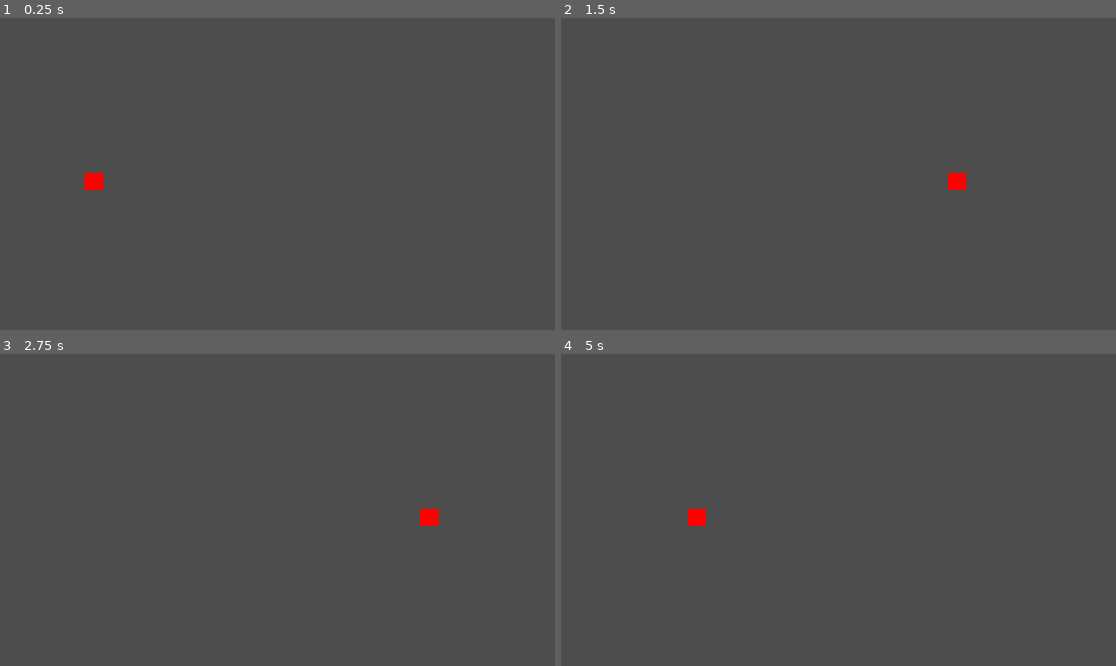
Above: before the commit, frames 1-4 (two rows, left to right).
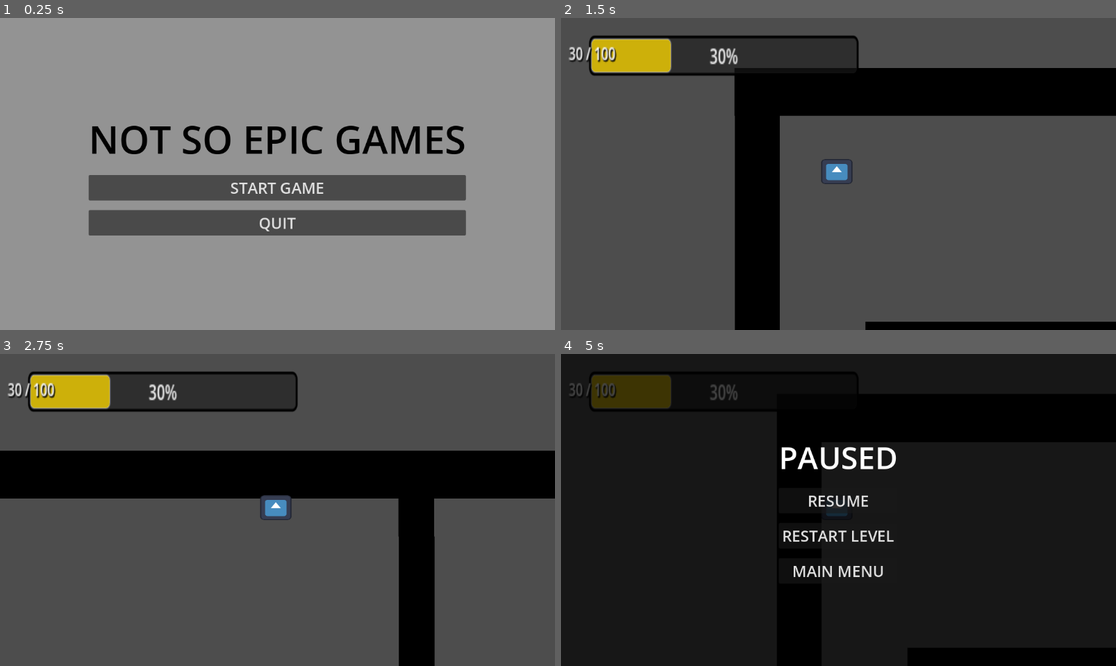
Above: after the commit, the same moments.

Repository: Shant12345/Not_So_Epic_Games
Game: Godot game, scene res://tscn/main_menu.tscn
Two runs of this game, one before a commit and one after it. Both use one fixed random seed, a clock stepped at 60 frames per second and the inputs below. Before the commit the project starts from res://tscn/security.tscn. The engine's default icon, where the game draws it, is replaced by a stand-in: a white triangle on a blue panel in a dark square.
Inputs (mouse positions are in pixels of both pictures, inside the frame that each line leads up to):
- Up to frame 1 (0.25 s): no input
- Up to frame 2 (1.5 s): click (838, 186) at 0.5 s, where only the run after the commit has a clickable "START GAME"; hold D (move_right) from 1.28 s (still down); hold E (interact) from 1.28 s (still down)
- Up to frame 3 (2.75 s): release D (move_right) at 2.03 s; release E (interact) at 2.03 s; hold W (move_down) from 2.03 s (still down); tap E (interact) at 2.1 s
- Up to frame 4 (5 s): release W (move_down) at 2.78 s; hold D (move_right) 2.78-3.53 s; hold E (interact) 2.78-3.53 s; hold Down (move_up) 3.53-4.28 s; tap E (interact) at 3.6 s; hold A (move_left) from 4.28 s (still down); hold E (interact) from 4.28 s (still down); tap Escape (pause, bound only after the commit) at 4.9 s

The runs differ from the first frame. In frame 1, 89% of the frame differs, in the area x 0-100%, y 0-100%; in frame 2, 24%; in frame 3, 25%; in frame 4, 100%.

Commit message:
3/2

Diff:
--- /dev/null
+++ b/Scripts/main_menu.gd
@@ -0,0 +1,7 @@
+extends Control
+
+func _on_start_button_pressed():
+	get_tree().change_scene_to_file("res://tscn/level_1.tscn")
+
+func _on_quit_button_pressed():
+	get_tree().quit()
--- /dev/null
+++ b/Scripts/pause_menu.gd
@@ -0,0 +1,24 @@
+extends Control
+
+func _ready():
+	visible = false
+
+func _input(event):
+	if event.is_action_pressed("pause"):
+		var is_paused = not get_tree().paused
+		get_tree().paused = is_paused
+		visible = is_paused
+		# Prevent other input events from firing
+		get_viewport().set_input_as_handled()
+
+func _on_resume_pressed():
+	get_tree().paused = false
+	visible = false
+
+func _on_restart_pressed():
+	get_tree().paused = false
+	get_tree().reload_current_scene()
+
+func _on_quit_pressed():
+	get_tree().paused = false
+	get_tree().change_scene_to_file("res://tscn/main_menu.tscn")
--- a/Scripts/player.gd
+++ b/Scripts/player.gd
@@ -32,7 +32,7 @@
 		var tween = create_tween()
 		tween.tween_property(health_bar, "value", health, 0.3).set_trans(Tween.TRANS_SINE)
 
-		var hp_number = health_bar.get_node_or_null("HPNumber")
+		var hp_number = health_bar.get_node_or_null("HPLabel")
 		if hp_number:
 			hp_number.text = str(health) + " / 100"
 
--- a/Scripts/surveillance_enemy.gd
+++ b/Scripts/surveillance_enemy.gd
@@ -10,6 +10,8 @@
 
 var is_chasing := false
 var is_killing := false
+var damage_cooldown := 1.0
+var time_since_last_damage := 0.0
 
 func _ready() -> void:
 	navigation_agent.path_desired_distance = 20.0
@@ -28,17 +30,19 @@
 	if is_killing:
 		return
 
-	if body.name == "Player":
-		handle_kill()
+	if body.name == "Player" or body.is_in_group("Player"):
+		if time_since_last_damage >= damage_cooldown:
+			inflict_damage(body)
 
 
-func handle_kill() -> void:
-	is_killing = true
-	velocity = Vector2.ZERO
+func inflict_damage(player: Node2D) -> void:
+	time_since_last_damage = 0.0
+	if player.has_method("take_damage"):
+		player.take_damage(10)
+
 	if animation_player.has_animation("kill"):
 		animation_player.play("kill")
-		await animation_player.animation_finished
-	get_tree().reload_current_scene()
+
 
 func _physics_process(delta: float) -> void:
 	if is_killing:
@@ -65,6 +69,7 @@
 				var desired_velocity := direction * max_speed
 				velocity = velocity.move_toward(desired_velocity, acceleration * delta)
 
+	time_since_last_damage += delta
 	move_and_slide()
 
 	var sprite = get_node_or_null("Sprite2D")
--- a/project.godot
+++ b/project.godot
@@ -11,7 +11,7 @@
 [application]
 
 config/name="Greybozing V1"
-run/main_scene="uid://d0rvrp0m6pcj7"
+run/main_scene="res://tscn/main_menu.tscn"
 config/features=PackedStringArray("4.5", "Forward Plus")
 config/icon="res://icon.svg"
 
@@ -49,3 +49,8 @@
 "events": [Object(InputEventKey,"resource_local_to_scene":false,"resource_name":"","device":-1,"window_id":0,"alt_press …(192 unchanged characters)…
 ]
 }
+pause={
+"deadzone": 0.5,
+"events": [Object(InputEventKey,"resource_local_to_scene":false,"resource_name":"","device":-1,"window_id":0,"alt_pressed":false,"shift_pressed":false,"ctrl_pressed":false,"meta_pressed":false,"pressed":false,"keycode":0,"physical_keycode":4194305,"key_label":0,"unicode":0,"location":0,"echo":false,"script":null)
+]
+}
--- a/surveillance_enemy.tscn
+++ b/surveillance_enemy.tscn
@@ -66,6 +66,7 @@
 
 [node name="DetectionArea" type="Area2D" parent="."]
 collision_layer = 0
+collision_mask = 2
 
 [node name="CollisionShape2D" type="CollisionShape2D" parent="DetectionArea"]
 shape = SubResource("CircleShape2D_detect")
@@ -73,6 +74,7 @@
 
 [node name="HitBox" type="Area2D" parent="."]
 collision_layer = 4
+collision_mask = 2
 
 [node name="CollisionShape2D" type="CollisionShape2D" parent="HitBox"]
 shape = SubResource("RectangleShape2D_surv")
--- a/tscn/enemy.tscn
+++ b/tscn/enemy.tscn
@@ -25,11 +25,11 @@
 
 [node name="CollisionShape2D" type="CollisionShape2D" parent="."]
 position = Vector2(-0.50000143, -0.5000011)
-scale = Vector2(1.3585523, 1.3742161)
 shape = SubResource("RectangleShape2D_883pt")
 debug_color = Color(0, 0.6, 0.69803923, 0.8235294)
 
 [node name="HitBox" type="Area2D" parent="."]
+collision_mask = 2
 
 [node name="CollisionShape2D2" type="CollisionShape2D" parent="HitBox"]
 position = Vector2(0, -0.5)
--- a/tscn/ghost_enemy.tscn
+++ b/tscn/ghost_enemy.tscn
@@ -28,6 +28,7 @@
 
 [node name="HitBox" type="Area2D" parent="."]
 collision_layer = 4
+collision_mask = 2
 
 [node name="CollisionShape2D" type="CollisionShape2D" parent="HitBox"]
 shape = SubResource("RectangleShape2D_ghost")
--- a/tscn/level_1.tscn
+++ b/tscn/level_1.tscn
@@ -16,7 +16,7 @@
 
 [node name="Level 1" type="Node2D"]
 y_sort_enabled = true
-position = Vector2(-70, 58.999996)
+position = Vector2(-69, 58.999996)
 
 [node name="Player" parent="." instance=ExtResource("1_u4ld8")]
 unique_name_in_owner = true
@@ -38,25 +38,21 @@
 
 [node name="Security" parent="." instance=ExtResource("5_s4g3m")]
 position = Vector2(4995.8335, 596.14764)
-scale = Vector2(6.305588, 6.535605)
 point_a = Vector2(2643, 541)
 point_b = Vector2(4995, 541)
 
 [node name="Security2" parent="." instance=ExtResource("5_s4g3m")]
 position = Vector2(1704.4753, 1593.8728)
-scale = Vector2(7.0958533, 6.8661137)
 point_a = Vector2(1724, 1779)
 point_b = Vector2(1724, 3334)
 
 [node name="Security3" parent="." instance=ExtResource("5_s4g3m")]
 position = Vector2(4385.473, 2314.456)
-scale = Vector2(6.639311, 6.3465967)
 point_a = Vector2(4385, 2351)
 point_b = Vector2(6363, 2351)
 
 [node name="Security4" parent="." instance=ExtResource("5_s4g3m")]
 position = Vector2(10103.613, 4888.99)
-scale = Vector2(6.3438826, 6.8183937)
 point_a = Vector2(10156, 3521)
 point_b = Vector2(10156, 4888)
 move_time = 1.0
@@ -81,5 +77,6 @@
 position = Vector2(534.7374, 1976.8318)
 
 [node name="Door" parent="." instance=ExtResource("7_mhpqi")]
-position = Vector2(507.58273, 1241.9323)
+position = Vector2(524, 1246)
 rotation = 1.5612984
+scale = Vector2(1, 3.070405)
--- /dev/null
+++ b/tscn/main_menu.tscn
@@ -0,0 +1,53 @@
+[gd_scene load_steps=2 format=3 uid="uid://cpij0yog0ek6i"]
+
+[ext_resource type="Script" uid="uid://8ql21ye2ha5s" path="res://Scripts/main_menu.gd" id="1_menu"]
+
+[node name="MainMenu" type="Control"]
+layout_mode = 3
+anchors_preset = 15
+anchor_right = 1.0
+anchor_bottom = 1.0
+grow_horizontal = 2
+grow_vertical = 2
+script = ExtResource("1_menu")
+
+[node name="ColorRect" type="ColorRect" parent="."]
+layout_mode = 1
+anchors_preset = 15
+anchor_right = 1.0
+anchor_bottom = 1.0
+grow_horizontal = 2
+grow_vertical = 2
+color = Color(0.57700837, 0.5770084, 0.57700837, 1)
+
+[node name="CenterContainer" type="CenterContainer" parent="."]
+layout_mode = 1
+anchors_preset = 15
+anchor_right = 1.0
+anchor_bottom = 1.0
+grow_horizontal = 2
+grow_vertical = 2
+
+[node name="VBoxContainer" type="VBoxContainer" parent="CenterContainer"]
+layout_mode = 2
+theme_override_constants/separation = 20
+
+[node name="Title" type="Label" parent="CenterContainer/VBoxContainer"]
+layout_mode = 2
+theme_override_colors/font_color = Color(0.0035191667, 0.0035191681, 0.0035191672, 1)
+theme_override_font_sizes/font_size = 80
+text = "NOT SO EPIC GAMES"
+horizontal_alignment = 1
+
+[node name="StartButton" type="Button" parent="CenterContainer/VBoxContainer"]
+layout_mode = 2
+theme_override_font_sizes/font_size = 32
+text = "START GAME"
+
+[node name="QuitButton" type="Button" parent="CenterContainer/VBoxContainer"]
+layout_mode = 2
+theme_override_font_sizes/font_size = 32
+text = "QUIT"
+
+[connection signal="pressed" from="CenterContainer/VBoxContainer/StartButton" to="." method="_on_start_button_pressed"]
+[connection signal="pressed" from="CenterContainer/VBoxContainer/QuitButton" to="." method="_on_quit_button_pressed"]
--- a/tscn/maze_layout.tscn
+++ b/tscn/maze_layout.tscn
@@ -57,7 +57,7 @@
 scale = Vector2(-9.635219, 0.9867892)
 
 [node name="Wall2" parent="." instance=ExtResource("1_wall")]
-position = Vector2(3545.0002, 961)
+position = Vector2(3528.0005, 938)
 rotation = 3.1487865
 scale = Vector2(8.452292, 1)
 
@@ -68,7 +68,7 @@
 skew = 0.019284368
 
 [node name="Wall4" parent="." instance=ExtResource("1_wall")]
-position = Vector2(4307, 2354)
+position = Vector2(4284, 2354.0005)
 rotation = 1.5693672
 scale = Vector2(17.057913, 1.3783692)
 skew = 0.019284368
--- /dev/null
+++ b/tscn/pause_menu.tscn
@@ -0,0 +1,59 @@
+[gd_scene load_steps=2 format=3 uid="uid://d3h7qk3w5x2c"]
+
+[ext_resource type="Script" path="res://Scripts/pause_menu.gd" id="1_pause"]
+
+[node name="PauseMenu" type="Control"]
+process_mode = 3
+layout_mode = 3
+anchors_preset = 15
+anchor_right = 1.0
+anchor_bottom = 1.0
+grow_horizontal = 2
+grow_vertical = 2
+script = ExtResource("1_pause")
+
+[node name="ColorRect" type="ColorRect" parent="."]
+layout_mode = 1
+anchors_preset = 15
+anchor_right = 1.0
+anchor_bottom = 1.0
+grow_horizontal = 2
+grow_vertical = 2
+color = Color(0, 0, 0, 0.701961)
+
+[node name="CenterContainer" type="CenterContainer" parent="."]
+layout_mode = 1
+anchors_preset = 15
+anchor_right = 1.0
+anchor_bottom = 1.0
+grow_horizontal = 2
+grow_vertical = 2
+
+[node name="VBoxContainer" type="VBoxContainer" parent="CenterContainer"]
+layout_mode = 2
+theme_override_constants/separation = 20
+
+[node name="Title" type="Label" parent="CenterContainer/VBoxContainer"]
+layout_mode = 2
+theme_override_font_sizes/font_size = 64
+text = "PAUSED"
+horizontal_alignment = 1
+
+[node name="ResumeButton" type="Button" parent="CenterContainer/VBoxContainer"]
+layout_mode = 2
+theme_override_font_sizes/font_size = 32
+text = "RESUME"
+
+[node name="RestartButton" type="Button" parent="CenterContainer/VBoxContainer"]
+layout_mode = 2
+theme_override_font_sizes/font_size = 32
+text = "RESTART LEVEL"
+
+[node name="QuitButton" type="Button" parent="CenterContainer/VBoxContainer"]
+layout_mode = 2
+theme_override_font_sizes/font_size = 32
+text = "MAIN MENU"
+
+[connection signal="pressed" from="CenterContainer/VBoxContainer/ResumeButton" to="." method="_on_resume_pressed"]
+[connection signal="pressed" from="CenterContainer/VBoxContainer/RestartButton" to="." method="_on_restart_pressed"]
+[connection signal="pressed" from="CenterContainer/VBoxContainer/QuitButton" to="." method="_on_quit_pressed"]
--- a/tscn/player.tscn
+++ b/tscn/player.tscn
@@ -2,6 +2,7 @@
 
 [ext_resource type="Script" uid="uid://bo7t3ps7h4mt2" path="res://Scripts/player.gd" id="1_7omxl"]
 [ext_resource type="Texture2D" uid="uid://dduw4wmhsvdpn" path="res://icon.svg" id="2_3c7ea"]
+[ext_resource type="PackedScene" uid="uid://d3h7qk3w5x2c" path="res://tscn/pause_menu.tscn" id="3_pause"]
 
 [sub_resource type="StyleBoxFlat" id="StyleBoxFlat_bg"]
 bg_color = Color(0.1, 0.1, 0.1, 0.6)
@@ -38,7 +39,7 @@
 radius = 39.0
 height = 125.0
 
-[node name="Player" type="CharacterBody2D"]
+[node name="Player" type="CharacterBody2D" groups=["Player"]]
 collision_layer = 3
 motion_mode = 1
 wall_min_slide_angle = 0.0
@@ -88,6 +89,8 @@
 text = "HP"
 horizontal_alignment = 2
 
+[node name="PauseMenu" parent="CanvasLayer" instance=ExtResource("3_pause")]
+
 [node name="Hitbox" type="Area2D" parent="."]
 
 [node name="Skin" type="Sprite2D" parent="Hitbox"]
--- a/tscn/security.tscn
+++ b/tscn/security.tscn
@@ -10,16 +10,17 @@
 gradient = SubResource("Gradient_no3jk")
 
 [sub_resource type="RectangleShape2D" id="RectangleShape2D_ypdsa"]
+size = Vector2(128.5, 120)
 
 [node name="Security" type="CharacterBody2D"]
 position = Vector2(173, 339)
-scale = Vector2(1.9155889, 1.7599951)
+scale = Vector2(1, 1)
 collision_layer = 2
 script = ExtResource("1_225ps")
 
 [node name="Sprite2D" type="Sprite2D" parent="."]
 position = Vector2(7.6293945e-06, 0)
-scale = Vector2(0.07812501, 20)
+scale = Vector2(0.5, 120)
 texture = SubResource("GradientTexture1D_mnca5")
 
 [node name="CollisionShape2D" type="CollisionShape2D" parent="."]
@@ -27,6 +28,7 @@
 
 [node name="HitBox" type="Area2D" parent="."]
 collision_layer = 4
+collision_mask = 2
 
 [node name="CollisionShape2D" type="CollisionShape2D" parent="HitBox"]
 shape = SubResource("RectangleShape2D_ypdsa")
--- a/tscn/wall.tscn
+++ b/tscn/wall.tscn
@@ -9,7 +9,7 @@
 fill_from = Vector2(1, 0)
 
 [sub_resource type="RectangleShape2D" id="RectangleShape2D_bbgl8"]
-size = Vector2(172, 139)
+size = Vector2(178, 148)
 
 [node name="Wall" type="StaticBody2D"]
 position = Vector2(322, 199)
@@ -20,5 +20,5 @@
 texture = SubResource("GradientTexture2D_xt27s")
 
 [node name="CollisionShape2D" type="CollisionShape2D" parent="."]
-position = Vector2(0, 73.5)
+position = Vector2(0, 74)
 shape = SubResource("RectangleShape2D_bbgl8")
Not shown, added: Scripts/main_menu.gd.uid
Not shown, added: Scripts/pause_menu.gd.uid
